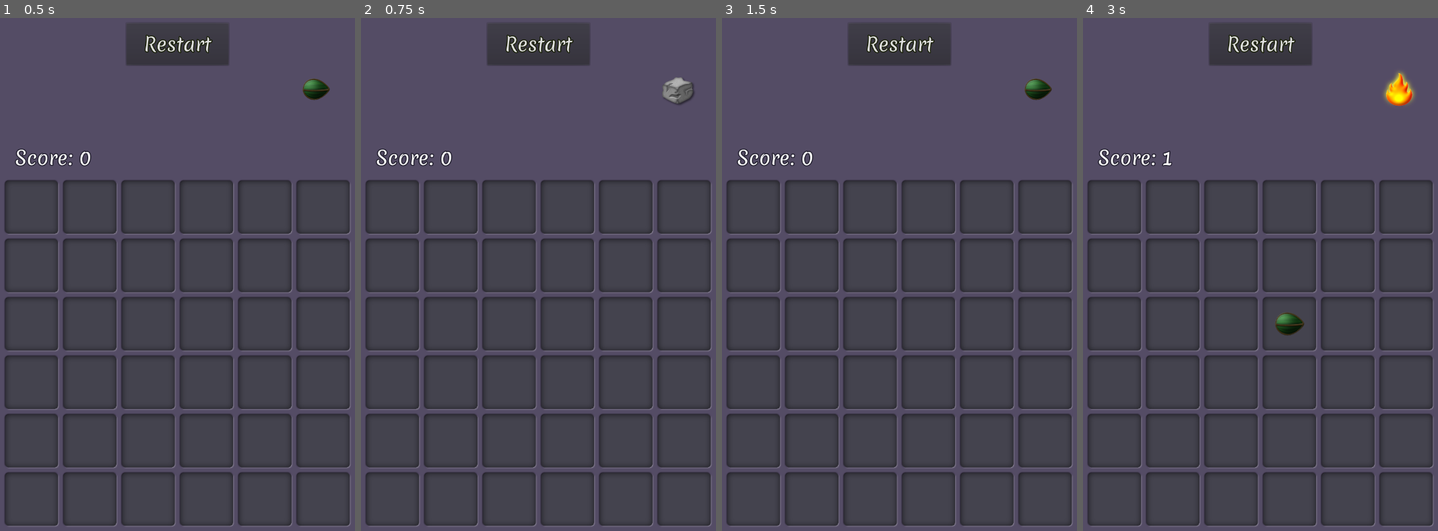
Above: before the commit, frames 1-4 (left to right).
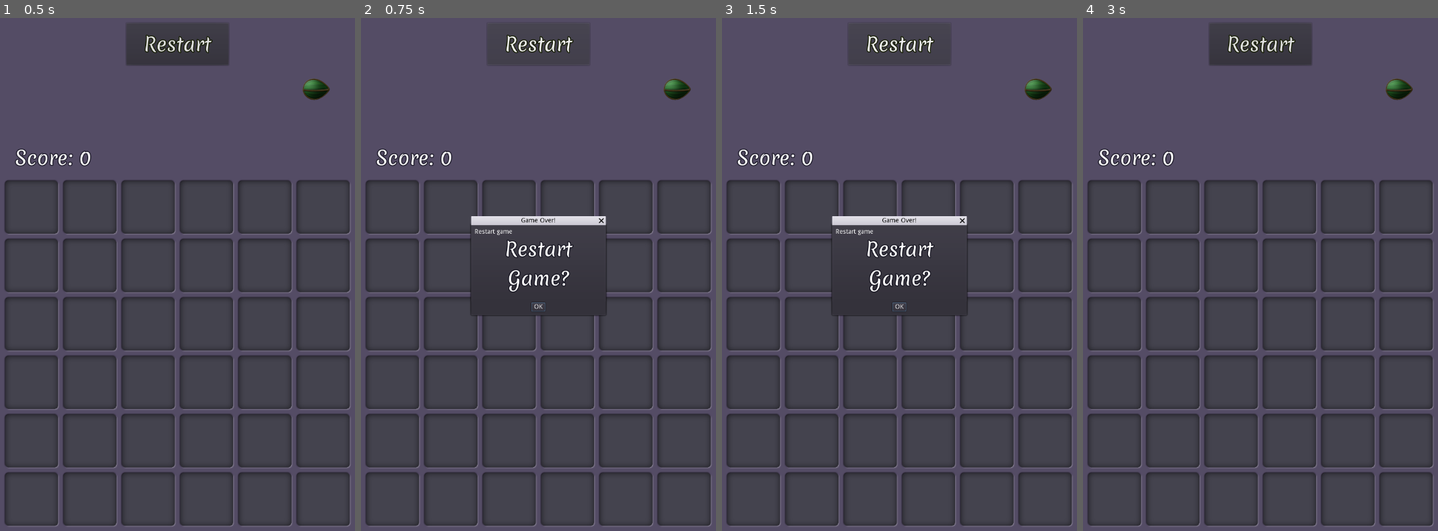
Above: after the commit, the same moments.

Repository: vibrunazo/godot-ttt
Game: Godot game, scene res://scenes/main.tscn
Same seed, same stepped clock (60 frames per second), same inputs: the game is played once before the commit and once after it.
Inputs (mouse positions are in pixels of both pictures, inside the frame that each line leads up to):
- Up to frame 1 (0.5 s): no input
- Up to frame 2 (0.75 s): click "Restart" at 0.5 s
- Up to frame 3 (1.5 s): click "Restart" at 1.25 s
- Up to frame 4 (3 s): click "Restart" at 2 s; click (1260, 305) at 2.75 s, where only the run after the commit has a clickable "OK"

Frame 1 is identical in both runs. In frame 2, 3.0% of the frame differs, in the area x 30-94%, y 11-59%; in frame 3, 2.7%; in frame 4, 0.7%.

Commit message:
restart from game over dialog

Diff:
--- a/scenes/game_over.tscn
+++ b/scenes/game_over.tscn
@@ -2,19 +2,22 @@
 
 [ext_resource path="res://ttt_theme.tres" type="Theme" id=1]
 
-[node name="game_over" type="Control"]
+[node name="GameOver" type="AcceptDialog"]
+visible = true
+margin_right = 83.0
+margin_bottom = 58.0
+rect_min_size = Vector2( 300, 200 )
+window_title = "Game Over!"
+dialog_text = "Restart game"
+
+[node name="Label2" type="Label" parent="."]
 anchor_left = 0.5
 anchor_right = 0.5
-margin_left = -400.0
-margin_right = 200.0
-margin_bottom = 600.0
-
-[node name="Label" type="Label" parent="."]
-anchor_left = 0.5
-anchor_right = 0.5
-margin_left = -114.5
-margin_right = 114.5
-margin_bottom = 127.0
+margin_left = -142.0
+margin_top = 22.0
+margin_right = 142.0
+margin_bottom = 164.0
 theme = ExtResource( 1 )
-text = "Game Over
-"
+text = "Restart Game?"
+align = 1
+autowrap = true
--- a/scenes/main.gd
+++ b/scenes/main.gd
@@ -47,6 +47,11 @@
 	save_file.open("user://game.save", File.WRITE)
 	save_file.close()
 
+func restart_game():
+	reset_game()
+	get_tree().reload_current_scene()
+
+
 func update_score(new_score: int):
 	$Control/Score.text = "Score: %d" % new_score
 
@@ -73,13 +78,15 @@
 	update_score(grid_ref.score)
 	save_game()
 
-
+func game_over():
+	$game_over.popup_centered()
 
 func _on_RestartButton_pressed():
-	reset_game()
-	get_tree().reload_current_scene()
-
+	game_over()
+#	reset_game()
 
 func _on_grid_game_over(grid_ref):
-	$game_over.visible = true
-	pass # Replace with function body.
+	game_over()
+
+func _on_game_over_confirmed():
+	restart_game()
--- a/scenes/main.tscn
+++ b/scenes/main.tscn
@@ -66,14 +66,13 @@
 text = "Restart"
 
 [node name="game_over" parent="." instance=ExtResource( 6 )]
-visible = false
 anchor_top = 0.5
 anchor_bottom = 0.5
-margin_left = -300.0
-margin_top = -300.0
-margin_right = 300.0
-margin_bottom = 300.0
+margin_top = -600.0
+margin_right = 245.0
+margin_bottom = -429.0
 
 [connection signal="game_over" from="Control/grid" to="." method="_on_grid_game_over"]
 [connection signal="played_turn" from="Control/grid" to="." method="_on_grid_played_turn"]
 [connection signal="pressed" from="RestartButton" to="." method="_on_RestartButton_pressed"]
+[connection signal="confirmed" from="game_over" to="." method="_on_game_over_confirmed"]
